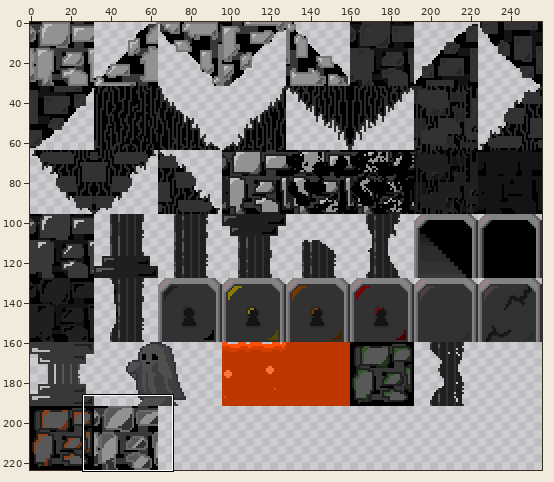
Sprite sheet -- android/assets/res/maps/tileset/gizmo.png. Above: a wide view before the commit, with the close-up outlined.
Close-up. Old version:
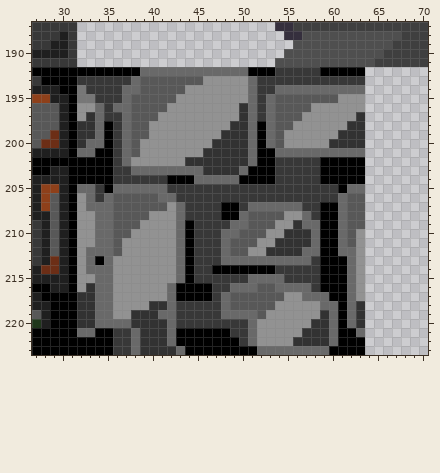
The file is 256x224 pixels. Colours within 5 levels of each other are drawn and written as one. Shown: x 27..70, y 187..223. The commit also changed other parts of the picture, which this record leaves out.
After:
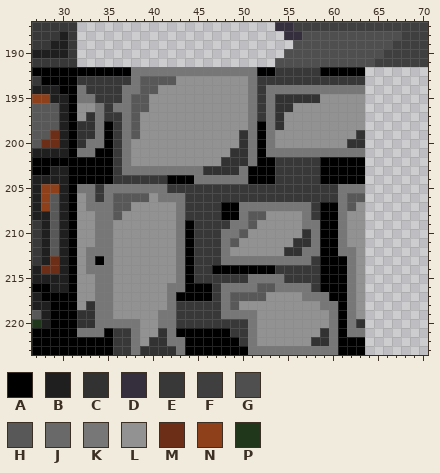
Palette (. is transparent): A #000000  B #1f1f1f  C #323232  D #352f3d  E #383838  F #3f3f3f  G #4f4f4f  H #585858  J #696969  K #777777  L #929292  M #6c2e16  N #8e401a  P #20371b
The exact change:
@@ x 27..70 @@
 191 EEEEE......................GGGGGGGGGGGFFFFFF
-192 AAAAAAAAAAAAJJJJJJJJJJJJAAAEEEEEAAAAA.......
-193 EAAAAEEEEEEJHHHHHHHLLLLLJEEEEEEEEEEEE.......
-194 BBBAAKEEEEJJHHHHHLLLLLLLJEEJJJJJJJJJJ.......
-195 NNBBAKKEEEJHHHHHLLLLLLLLJEJHHHHHHHLLL.......
-196 HHHBALLJEJJHHHHLLLLLLLLCJEJHHHHLLLLLL.......
-197 HHHBALCJEEJHHHLLLLLLLLLCJEJHHHLLLLLLC.......
-198 HHHBACCJAEJHHLLLLLLLLLCCJAJHHLLLLLLCC.......
-199 HHMBACCJAEJHHLLLLLLLLCCCJAJHLLLLLLCCC.......
-200 HMMBACJJAEJHLLLLLLLLCCCCJAJHLLLLLCCCC.......
-201 BBBBAJJAAEJHLLLLLLLCCCCCJAAJJJJJJJJJJ.......
-202 AAAAAAAAAEJLLLLLLCCCCCCCJAAEEEEEAAAAA.......
-203 AABBAAAAAEEJJJJJJJJCCCCJAAAEEEEEAAAAA.......
-204 BBBBAAAAAEEEEEEAAAJJJJJAAAAEEEEEAAAAA.......
-205 BNNBAJJEAJJJJJJEEEEEEEEEEEEEEEEEEEAJJ.......
-206 BNHBALJEJHHHHHJJEEEEEEEEEEEEEEEEEEJHH.......
-207 BNHBALJJJHHHHHHLJEEEEAAEJJJJJJEEAAJHH.......
-208 BBHBALLJJHHHHLLLJEEEEAAJHHHHLLJEAAJHH.......
-209 EBHBALLJJHHHLLLLJAEEEEJJHHHLLCJJAAJHH.......
-210 EBHBALLJJHHLLLLLJAEEEJJHHHLLCCCJAAJHL.......
-211 EBHBALLJJHLLLLLLJAEEEJHHHLLCCCCJAAJHL.......
-212 EBHBALJJJHLLLLLLJAEEEJHHLLCCCCJJAAJJL.......
-213 EBMBALJAJLLLLLLLJAEEEJJJJJJJJJJEAAAJL.......
-214 BMMBALJJJLLLLLLLJAEEAAAAAAAEEEEEAAAJL.......
-215 BBBBALLJJLLLLLLLJAEEEEEEJJJJEEEEAAAJL.......
-216 AABBALCJJLLLLLLJAAAAEEJJJHHJJJJEAAAJL.......
-217 BAAAACCJJLLLLLLJAAAAEJHHHHHHLLJJJAAJL.......
-218 BBAAACCJJLLLLCCJEEEEEJHHHHHLLLLLJJAJC.......
-219 HBAAACCJJLLCCCJJEEEEEJJJJHLLLLLLCJAJC.......
-220 PBAAACCJJJJCCCCJEEEEEEEEJLLLLLLCCJAJC.......
-221 AAAAAJJAAEEJCCCJAAAAAAEEJLLLLLCCCJAAJ.......
-222 AAAAAAAAAEEJCCCJAAAAAAAEJLLLLCCCCJAAA.......
-223 AAAAAAAAAEEJCCCCJAAAAAAAAJJJJJJJJAAAA.......
+192 AAAAAAAAAAAKKKKKKKKKKKKKKAAEEEEEAAAAA.......
+193 EAAAAEEEEEEKHHHHLLLLLLLLKEEEEEEEEEEEE.......
+194 BBBAAKEEEEKKHHLLLLLLLLLLKEKKKKKKKKKKK.......
+195 NNBBAKKEEEKHHLLLLLLLLLLLKEKCCCCCLLLLL.......
+196 HHHBALLKEKKHHLLLLLLLLLLLKEKCCLLLLLLLL.......
+197 HHHBALCKEEKHLLLLLLLLLLLLKEKCLLLLLLLLL.......
+198 HHHBACCKAEKHLLLLLLLLLLLLKAKCLLLLLLLLL.......
+199 HHMBACCKAEKHLLLLLLLLLLLCKAKLLLLLLLLLC.......
+200 HMMBACKKAEKLLLLLLLLLLLLCKAKLLLLLLLLCC.......
+201 BBBBAKKAAEKLLLLLLLLLLLCCKAKKKKKKKKKKK.......
+202 AAAAAAAAAEKLLLLLLLLLLCCCKAAEEEEEAAAAA.......
+203 AABBAAAAAEKKKKKKKKKCCCCKAAAEEEEEAAAAA.......
+204 BBBBAAAAAEEEEEEAAAKKKKKKAAAEEEEEAAAAA.......
+205 BNNBAKKEKKKKKKKEEEEEEEEEEEEEEEEEEEKKK.......
+206 BNHBALKEKHHHHLKKKEEEEEEEEEEEEEEEEEKHH.......
+207 BNHBALKKKHHLLLLLKEEEEAAKKKKKKKKEAAKHL.......
+208 BBHBALLKKHLLLLLLKEEEEAAKHHLLLLKEAAKLL.......
+209 EBHBALLKKLLLLLLLKAEEEEKKHLLLLLKKAAKLL.......
+210 EBHBALLKKLLLLLLLKAEEEKKHLLLLLLCKAAKLL.......
+211 EBHBALLKKLLLLLLLKAEEEKHLLLLLLCCKAAKLL.......
+212 EBHBALKKKLLLLLLLKAEEEKLLLLLLCCKKAAKKL.......
+213 EBMBALKAKLLLLLLLKAEEEKKKKKKKKKKEAAAKL.......
+214 BMMBALKKKLLLLLLLKAEEAAAAAAAEEEEEAAAKL.......
+215 BBBBALLKKLLLLLLLKAEEEEEEKKKKEEEEAAAKL.......
+216 AABBALLKKLLLLLLKKAAAEKKKKHHKKKKEAAAKL.......
+217 BAAAALLKKLLLLLLKAAAAEKHHHHLLLLKKKAAKL.......
+218 BBAAALCKKLLLLLLKEEEEEKHLLLLLLLLLKKAKL.......
+219 HBAAACCKKLLLLLKKEEEEEKKKKLLLLLLLLKAKL.......
+220 PBAAACCKKKKKLLKKEEEEEEEEKLLLLLLLLKAKC.......
+221 AAAAAKKKAEEKLLCKAAAAAAEEKLLLLLLLCKAKK.......
+222 AAAAAAAAAEEKLCCKKAAAAAAEKLLLLLLCCKAAA.......
+223 AAAAAAAAAEEKCCCCKAAAAAAAKKKKKKKKKKAAA.......
Changed places in both close-ups, as pixel boxes (x1, y1, x2, y2):
changed: (77, 67, 365, 355)
